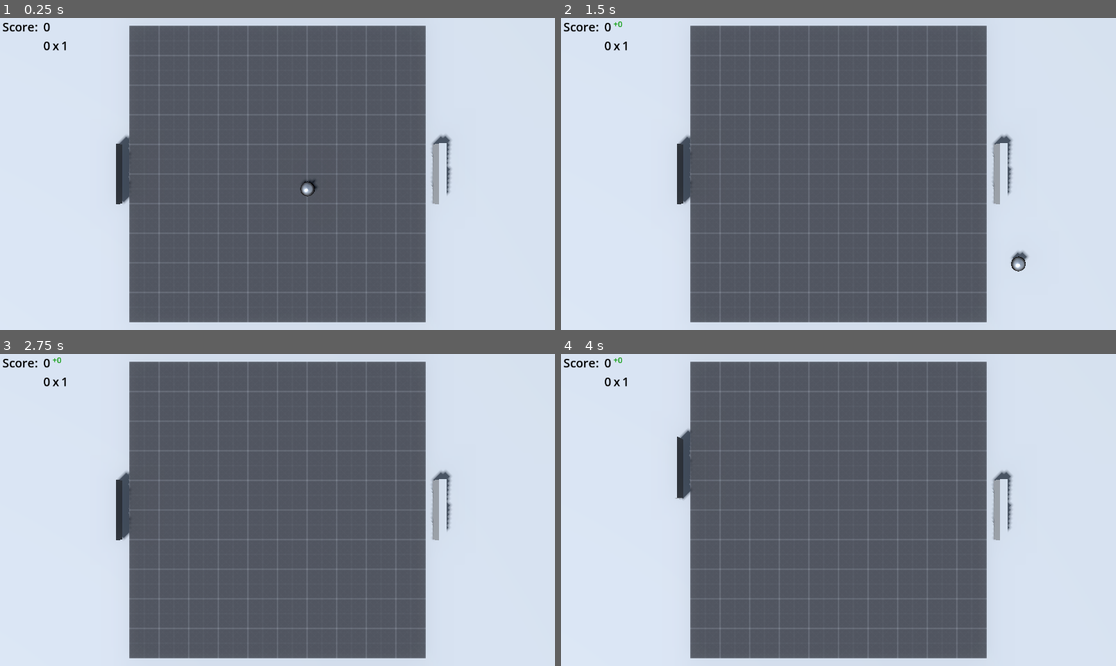
Above: before the commit, frames 1-4 (two rows, left to right).
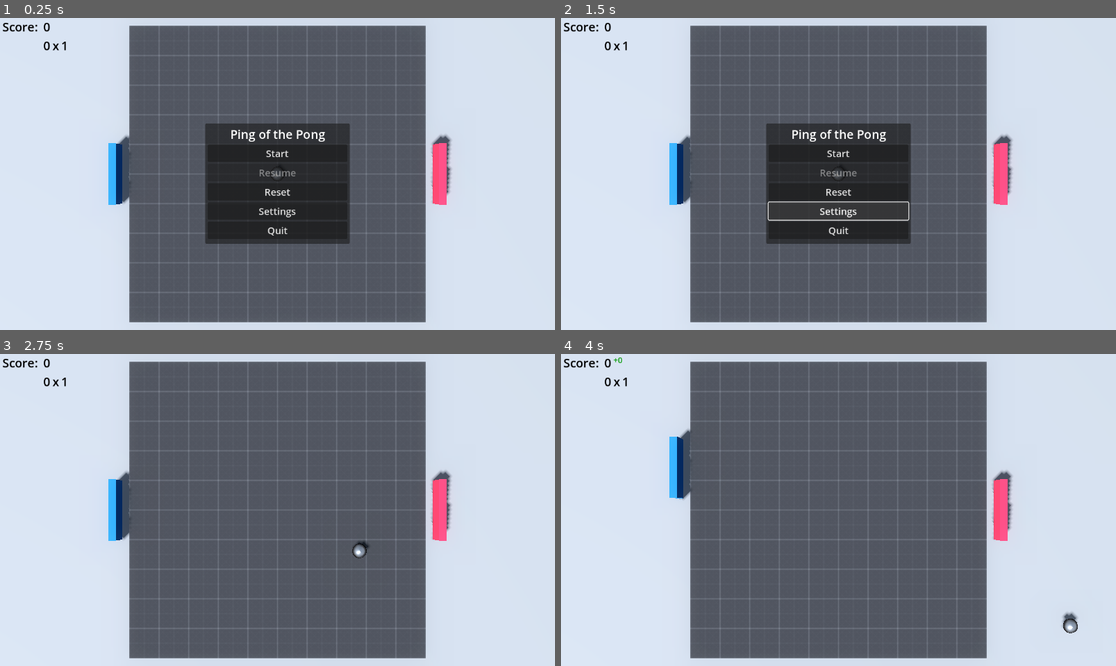
Above: after the commit, the same moments.

Repository: newtsquid-games/newtsquid-pingpong
Game: Godot game, scene res://stages/pingpong-stage.tscn
Same seed, same stepped clock (60 frames per second), same inputs: the game is played once before the commit and once after it.
Inputs (mouse positions are in pixels of both pictures, inside the frame that each line leads up to):
- Up to frame 1 (0.25 s): no input
- Up to frame 2 (1.5 s): click (838, 192) at 0.5 s, where only the run after the commit has a clickable "Reset"; click (838, 211) at 1.25 s, where only the run after the commit has a clickable "Settings"
- Up to frame 3 (2.75 s): click (277, 488) at 2 s, where only the run after the commit has a clickable "Start"
- Up to frame 4 (4 s): hold W (MoveUp1) 2.78-3.53 s; hold S (MoveDown1) from 3.53 s (still down)

The runs differ from the first frame. In frame 1, 11% of the frame differs, in the area x 19-81%, y 33-73%; in frame 2, 11%, in the area x 9-85%, y 1-82%; in frame 3, 1.1%; in frame 4, 1.1%.

Commit message:
Add main menu and basic start/pause/resume mechanics + add paddle colors
Added a main menu with the game title, providing the ability to start/pause/resume/reset/quit the game. Pressing ESC will bring up the menu once the game has already begun. The paddles now have colors (blue/red)

Diff:
--- /dev/null
+++ b/objects/UI.tscn
@@ -0,0 +1,72 @@
+[gd_scene load_steps=2 format=3 uid="uid://deu1d71aj3bij"]
+
+[ext_resource type="Script" path="res://objects/ui.gd" id="1_i6hki"]
+
+[node name="Canvas" type="CanvasLayer"]
+script = ExtResource("1_i6hki")
+
+[node name="Panel" type="Panel" parent="."]
+anchors_preset = 8
+anchor_left = 0.5
+anchor_top = 0.5
+anchor_right = 0.5
+anchor_bottom = 0.5
+offset_left = -150.0
+offset_top = -105.0
+offset_right = 150.0
+offset_bottom = 145.0
+grow_horizontal = 2
+grow_vertical = 2
+size_flags_vertical = 0
+
+[node name="MarginContainer" type="MarginContainer" parent="Panel"]
+layout_mode = 2
+offset_right = 300.0
+theme_override_constants/margin_left = 5
+theme_override_constants/margin_top = 5
+theme_override_constants/margin_right = 5
+theme_override_constants/margin_bottom = 5
+
+[node name="VBoxContainer" type="VBoxContainer" parent="Panel/MarginContainer"]
+layout_mode = 2
+
+[node name="GameTitle" type="Label" parent="Panel/MarginContainer/VBoxContainer"]
+layout_mode = 2
+size_flags_vertical = 1
+theme_override_font_sizes/font_size = 25
+horizontal_alignment = 1
+
+[node name="StartButton" type="Button" parent="Panel/MarginContainer/VBoxContainer"]
+layout_mode = 2
+theme_override_font_sizes/font_size = 20
+text = "Start
+"
+
+[node name="ResumeButton" type="Button" parent="Panel/MarginContainer/VBoxContainer"]
+layout_mode = 2
+theme_override_font_sizes/font_size = 20
+disabled = true
+text = "Resume"
+
+[node name="ResetButton" type="Button" parent="Panel/MarginContainer/VBoxContainer"]
+layout_mode = 2
+theme_override_font_sizes/font_size = 20
+text = "Reset
+"
+
+[node name="SettingsButton" type="Button" parent="Panel/MarginContainer/VBoxContainer"]
+layout_mode = 2
+theme_override_font_sizes/font_size = 20
+text = "Settings
+"
+
+[node name="QuitButton" type="Button" parent="Panel/MarginContainer/VBoxContainer"]
+layout_mode = 2
+theme_override_font_sizes/font_size = 20
+text = "Quit"
+
+[connection signal="button_up" from="Panel/MarginContainer/VBoxContainer/StartButton" to="." method="_on_start_button_button_up"]
+[connection signal="button_up" from="Panel/MarginContainer/VBoxContainer/ResumeButton" to="." method="_on_resume_button_button_up"]
+[connection signal="button_up" from="Panel/MarginContainer/VBoxContainer/ResetButton" to="." method="_on_reset_button_button_up"]
+[connection signal="button_up" from="Panel/MarginContainer/VBoxContainer/SettingsButton" to="." method="_on_settings_button_button_up"]
+[connection signal="button_up" from="Panel/MarginContainer/VBoxContainer/QuitButton" to="." method="_on_quit_button_button_up"]
--- a/objects/ball.gd
+++ b/objects/ball.gd
@@ -18,13 +18,14 @@
 
 @onready var me := $"."
 @onready var collisionCount := 0
-@onready var ballspeed := baseBallSpeed
+@onready var ballspeed := 0
 
 signal paddle_collision(collision_count)
 signal paddle_miss
 
 var rightBound := true
 var verticalVelocity := 0.5
+var pausedBallSpeed = 0
 
 # Called when the node enters the scene tree for the first time.
 func _ready():
@@ -80,3 +81,17 @@
 
 	me.position.x += horizontalSpeed
 	me.position.z += verticalVelocity * delta * ballspeed
+
+func _on_main_menu_game_reset() -> void:
+	me.position = Vector3.ZERO
+	ballspeed = 0
+
+func _on_main_menu_game_resumed() -> void:
+	ballspeed = pausedBallSpeed
+
+func _on_main_menu_game_paused() -> void:
+	pausedBallSpeed = ballspeed
+	ballspeed = 0
+
+func _on_main_menu_game_started() -> void:
+	ballspeed = baseBallSpeed
--- a/objects/hud.gd
+++ b/objects/hud.gd
@@ -10,8 +10,8 @@
 @export var scoreMulti := 1
 @export var multiIncreaseInterval := 5
 
-@export var incrementDisplayTimeout := 1
-@onready var incrementDisplayTimer := Timer.new()
+@export var baseIncrementDisplayTimeout := 200
+@onready var incrementDisplayTimeout := baseIncrementDisplayTimeout
 
 # Called when the node enters the scene tree for the first time.
 func _ready() -> void:
@@ -25,13 +25,19 @@
 	collisionScoreLabel.text = str(scoreValue)
 	multiplierLabel.text = str(scoreMulti)
 	incrementLabel.text = "+" + str(scoreIncrement)
+	incrementLabel.set_visible(true)
+	incrementDisplayTimeout = baseIncrementDisplayTimeout
 
 	score += scoreIncrement
 	totalScoreLabel.text = str(score)
 
 # Called every frame. 'delta' is the elapsed time since the previous frame.
 func _process(delta: float) -> void:
-	pass
+	if (incrementLabel.is_visible_in_tree()):
+		incrementDisplayTimeout -= 1
+
+	if (incrementDisplayTimeout <= 0):
+		incrementLabel.set_visible(false)
 
 
 func _on_ball_paddle_collision(collision_count) -> void:
--- a/objects/paddle.gd
+++ b/objects/paddle.gd
@@ -7,6 +7,7 @@
 @export var paddleSpeed := 1
 @export var bounds := 5.0
 @export var paddleRadius = 1.0
+@export var paddleColor : Color
 
 @export var upInput := "MoveUp1"
 @export var downInput := "MoveDown1"
@@ -17,7 +18,7 @@
 	return paddleObj.position
 
 func _input(event):
-	if event.is_action(upInput)  && event.is_pressed():
+	if event.is_action(upInput) && event.is_pressed():
 		currentState = direction.UP
 	if event.is_action(downInput) && event.is_pressed():
 		currentState = direction.DOWN
@@ -29,7 +30,9 @@
 
 # Called when the node enters the scene tree for the first time.
 func _ready():
-	pass # Replace with function body.
+	var material = StandardMaterial3D.new()
+	material.albedo_color = paddleColor
+	paddleObj.material = material
 
 
 # Called every frame. 'delta' is the elapsed time since the previous frame.
--- /dev/null
+++ b/objects/ui.gd
@@ -0,0 +1,53 @@
+extends CanvasLayer
+
+@export var gameTitle : String
+@export var openMenuInput := "OpenMenu"
+
+@onready var gameTitleLabel := $Panel/MarginContainer/VBoxContainer/GameTitle
+@onready var startButton := $Panel/MarginContainer/VBoxContainer/StartButton
+@onready var resumeButton := $Panel/MarginContainer/VBoxContainer/ResumeButton
+@onready var resetButton := $Panel/MarginContainer/VBoxContainer/ResetButton
+@onready var settingsButton := $Panel/MarginContainer/VBoxContainer/SettingsButton
+@onready var quitButton := $Panel/MarginContainer/VBoxContainer/QuitButton
+
+@onready var me := $"."
+
+signal game_started
+signal game_resumed
+signal game_reset
+signal game_paused
+
+# Called when the node enters the scene tree for the first time.
+func _ready() -> void:
+	gameTitleLabel.set_text(gameTitle)
+	pass # Replace with function body.
+
+func _input(event):
+	if (event.is_action(openMenuInput) && event.is_pressed()):
+		game_paused.emit()
+		me.set_visible(true)
+
+# Called every frame. 'delta' is the elapsed time since the previous frame.
+func _process(delta: float) -> void:
+	pass
+
+func _on_start_button_button_up() -> void:
+	me.set_visible(false)
+	startButton.set_disabled(true)
+	resumeButton.set_disabled(false)
+	game_started.emit()
+
+func _on_resume_button_button_up() -> void:
+	me.set_visible(false)
+	game_resumed.emit()
+
+func _on_reset_button_button_up() -> void:
+	startButton.set_disabled(false)
+	resumeButton.set_disabled(true)
+	game_reset.emit()
+
+func _on_settings_button_button_up() -> void:
+	print("IMPLEMENT SETTINGS MENU")
+
+func _on_quit_button_button_up() -> void:
+	get_tree().quit()
--- a/project.godot
+++ b/project.godot
@@ -42,6 +42,11 @@
 "events": [Object(InputEventKey,"resource_local_to_scene":false,"resource_name":"","device":-1,"window_id":0,"alt_press …(195 unchanged characters)…
 ]
 }
+OpenMenu={
+"deadzone": 0.5,
+"events": [Object(InputEventKey,"resource_local_to_scene":false,"resource_name":"","device":-1,"window_id":0,"alt_pressed":false,"shift_pressed":false,"ctrl_pressed":false,"meta_pressed":false,"pressed":false,"keycode":0,"physical_keycode":4194305,"key_label":0,"unicode":0,"location":0,"echo":false,"script":null)
+]
+}
 
 [rendering]
 
--- a/stages/pingpong-stage.tscn
+++ b/stages/pingpong-stage.tscn
@@ -1,5 +1,6 @@
-[gd_scene load_steps=11 format=3 uid="uid://cxmo7gp8lhdcs"]
+[gd_scene load_steps=12 format=3 uid="uid://cxmo7gp8lhdcs"]
 
+[ext_resource type="PackedScene" uid="uid://deu1d71aj3bij" path="res://objects/UI.tscn" id="1_8xdtw"]
 [ext_resource type="Environment" uid="uid://dktyk5r37qak0" path="res://stages/pingpong-environment-settings.tres" id="1_fls30"]
 [ext_resource type="PackedScene" uid="uid://dq8vtjimgmehf" path="res://objects/HUD.tscn" id="1_y4rbh"]
 [ext_resource type="CameraAttributesPhysical" uid="uid://385dlrwvkw0c" path="res://stages/camera_attributes_physical.tres" id="2_bcsde"]
@@ -19,6 +20,9 @@
 size = Vector2(10, 10)
 
 [node name="stage3d" type="Node3D"]
+
+[node name="MainMenu" parent="." instance=ExtResource("1_8xdtw")]
+gameTitle = "Ping of the Pong"
 
 [node name="Hud" parent="." instance=ExtResource("1_y4rbh")]
 offset_top = 1.0
@@ -68,12 +72,18 @@
 [node name="PaddleRoot2" parent="." instance=ExtResource("6_duoq8")]
 transform = Transform3D(1, 0, 0, 0, 1, 0, 0, 0, 1, 5.4, 0, 0)
 paddleSpeed = 8
+paddleColor = Color(0.971999, 0.179256, 0.311276, 1)
 upInput = "MoveUp2"
 downInput = "MoveDown2"
 
 [node name="PaddleRoot" parent="." instance=ExtResource("6_duoq8")]
 transform = Transform3D(1, 0, 0, 0, 1, 0, 0, 0, 1, -5.4, 0, 0)
 paddleSpeed = 8
+paddleColor = Color(0.114058, 0.465624, 0.892889, 1)
 
+[connection signal="game_paused" from="MainMenu" to="Ball" method="_on_main_menu_game_paused"]
+[connection signal="game_reset" from="MainMenu" to="Ball" method="_on_main_menu_game_reset"]
+[connection signal="game_resumed" from="MainMenu" to="Ball" method="_on_main_menu_game_resumed"]
+[connection signal="game_started" from="MainMenu" to="Ball" method="_on_main_menu_game_started"]
 [connection signal="paddle_collision" from="Ball" to="Hud" method="_on_ball_paddle_collision"]
 [connection signal="paddle_miss" from="Ball" to="Hud" method="_on_ball_paddle_miss"]
